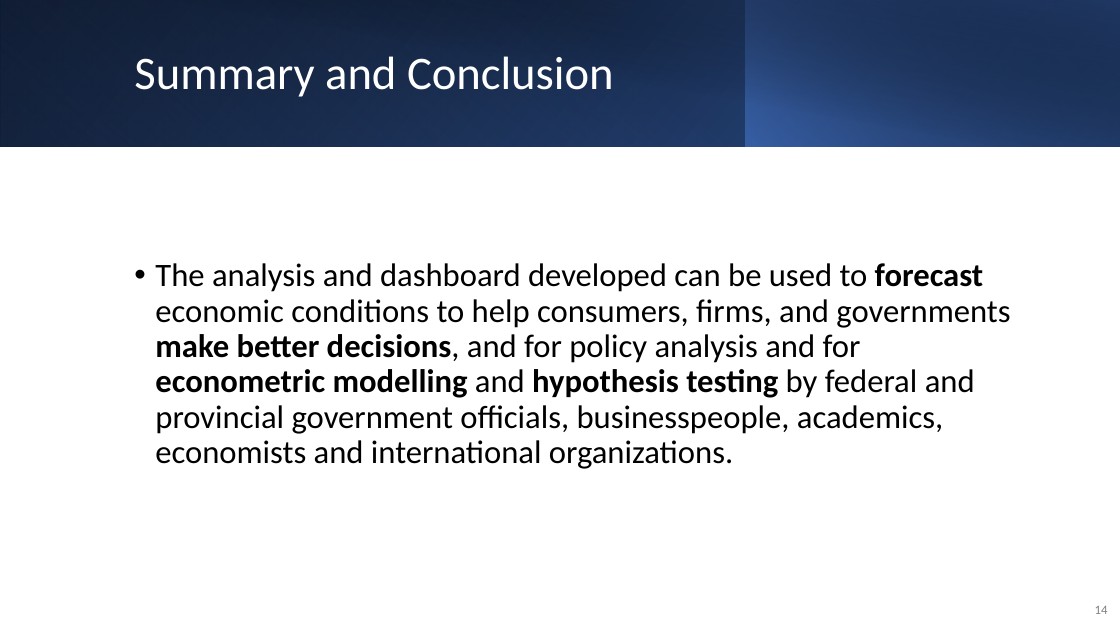
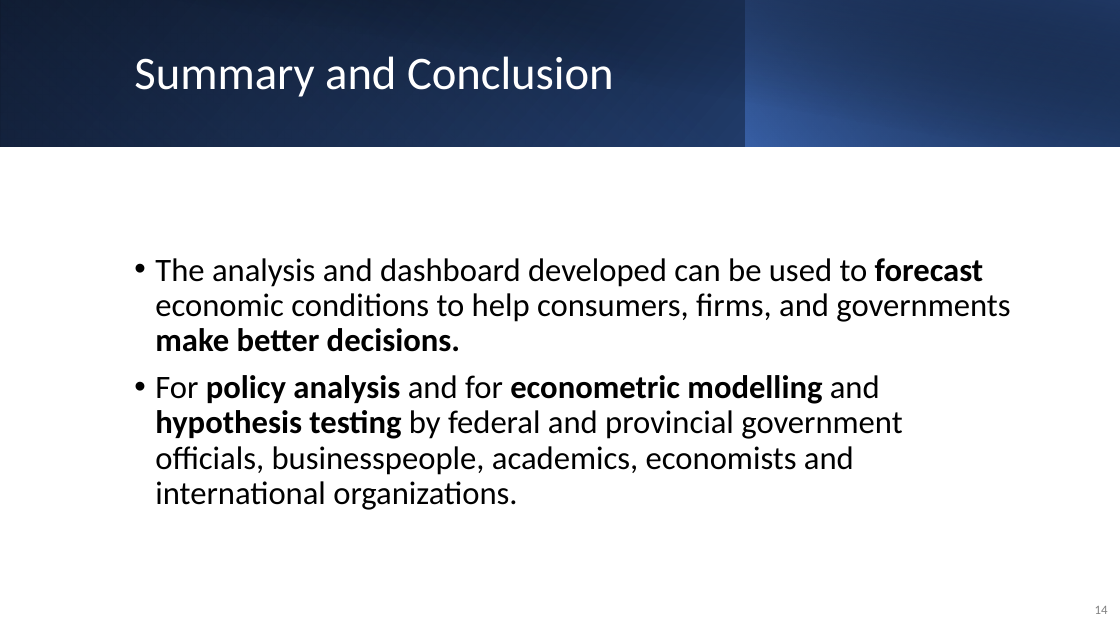
Before and after one commit to Astarter/DATA551_Assignment4, a slide deck: slide 14 of Presentation/project_pres2.pptx. Drawn at 1120x630 pixels with LibreOffice and Linux fonts; fonts in the diff are those of the drawing. Boxes give left, top, right and bottom in pixels: in the first picture for what was removed or moved away, otherwise in the second. Text is boxed around its words. In the diff, an @@ line names an element or a change of style, - is before the commit and + after.

```diff
--- a/Presentation/project_pres2.pptx
+++ b/Presentation/project_pres2.pptx
@@ text at [155,258,1010,510]: text changed @@
-• The analysis and dashboard developed can be used to forecast economic conditions to help consumers, firms, and governments make better decisions, and for policy analysis and for econometric modelling and hypothesis testing by federal and provincial government officials, businesspeople, academics, economists and international organizations.
+• The analysis and dashboard developed can be used to forecast economic conditions to help consumers, firms, and governments make better decisions.
+• For policy analysis and for econometric modelling and hypothesis testing by federal and provincial government officials, businesspeople, academics, economists and international organizations.
```
Also in this commit, not shown: 4 other files.
